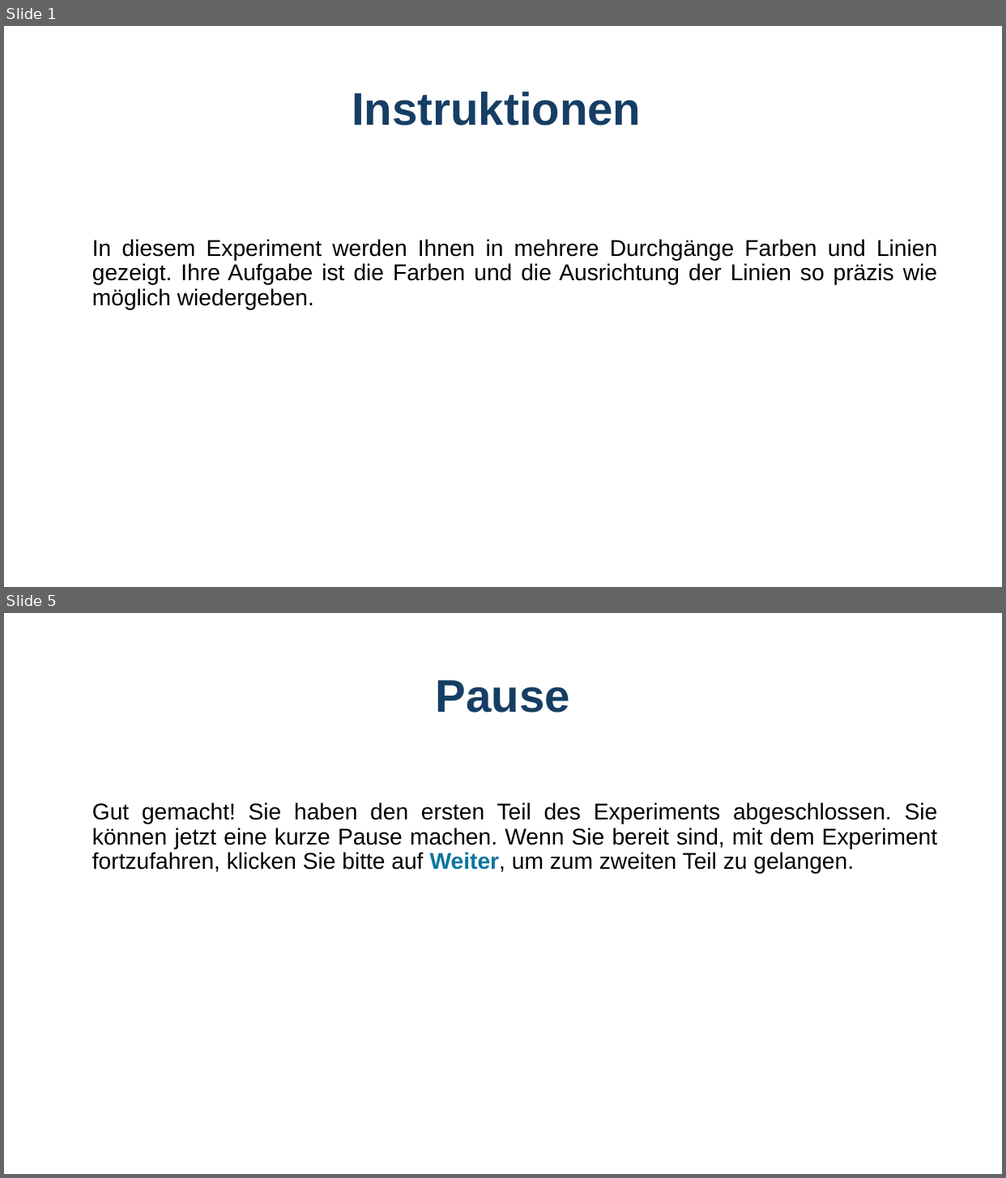
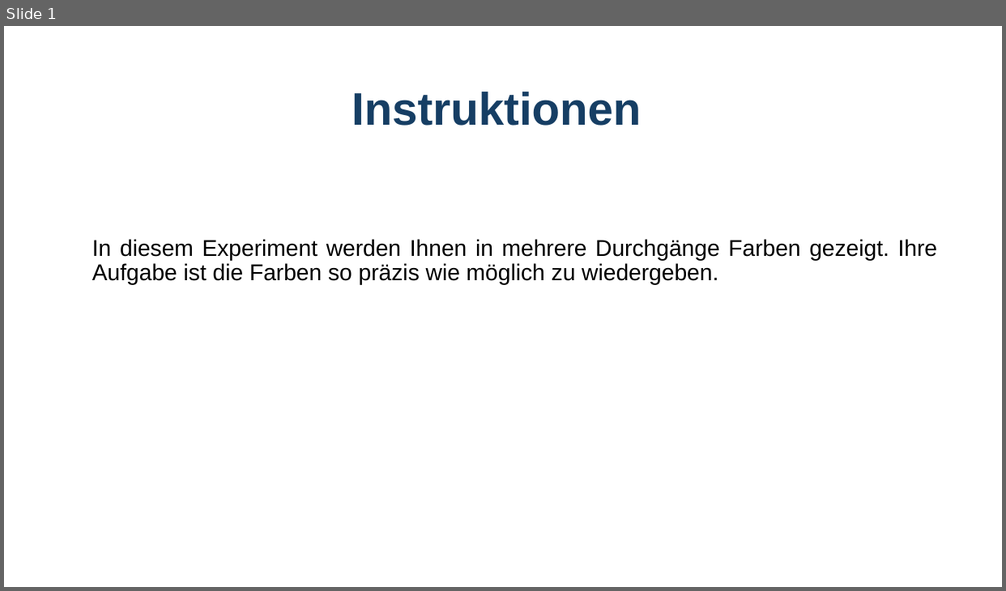
Before and after one commit to GidonFrischkorn/Ambizione-IndividualDifferencesStudy, a slide deck: tasks/perceptual-matching-color/assets/images/instructions perceptual matching .pptx. Shown one above the other, each under a label of ours: slides 1 and 5 before the commit, slide 1 after it; the slides between them are not shown. The pictures are 1006x1178 and 1006x591 pixels, drawn with LibreOffice and Linux fonts; fonts in the diff are those of the drawing. Boxes give left, top, right and bottom in pixels: in the first picture for what was removed or moved away, otherwise in the second. Text is boxed around its words. In the diff, an @@ line names an element or a change of style, - is before the commit and + after.

```diff
--- a/tasks/perceptual-matching-color/assets/images/instructions perceptual matching .pptx
+++ b/tasks/perceptual-matching-color/assets/images/instructions perceptual matching .pptx
@@ slide 5 removed at <box>4,613,1002,1174</box>, background #FFFFFF @@
@@ title removed at <box>436,680,570,713</box> @@
-Pause
@@ text removed at <box>92,803,938,874</box> @@
-Gut gemacht! Sie haben den ersten Teil des Experiments abgeschlossen. Sie können jetzt eine kurze Pause machen. Wenn Sie bereit sind, mit dem Experiment fortzufahren, klicken Sie bitte auf Weiter, um zum zweiten Teil zu gelangen.
@@ rectangle removed at <box>450,1093,479,1098</box> @@
@@ slide 1 changed as well @@
@@ text at <box>92,239,938,285</box>: text changed @@
-In diesem Experiment werden Ihnen in mehrere Durchgänge Farben und Linien gezeigt. Ihre Aufgabe ist die Farben und die Ausrichtung der Linien so präzis wie möglich wiedergeben.
+In diesem Experiment werden Ihnen in mehrere Durchgänge Farben gezeigt. Ihre Aufgabe ist die Farben so präzis wie möglich zu wiedergeben.
```
Also in this commit, not shown: 6 other slides changed, 1 slide added, 25 other files.
